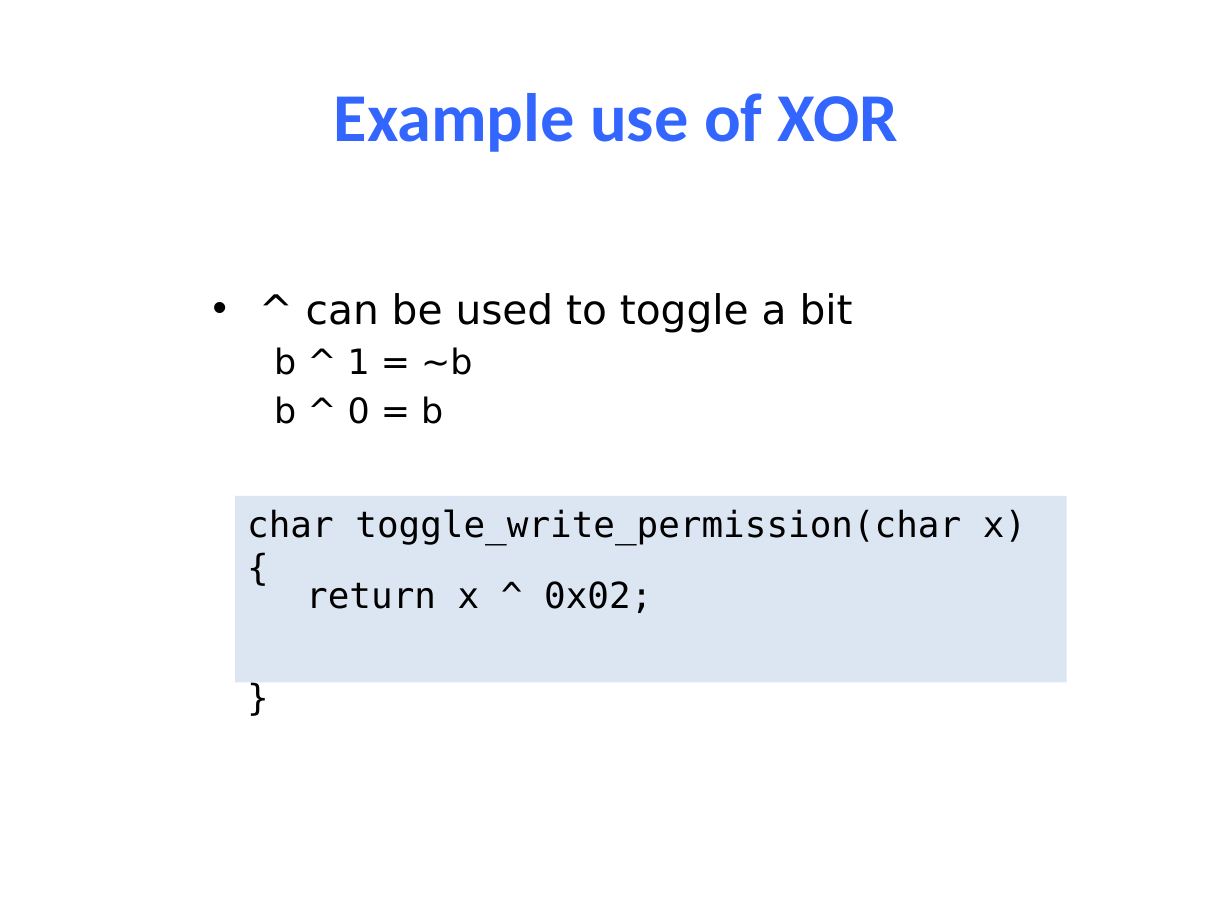
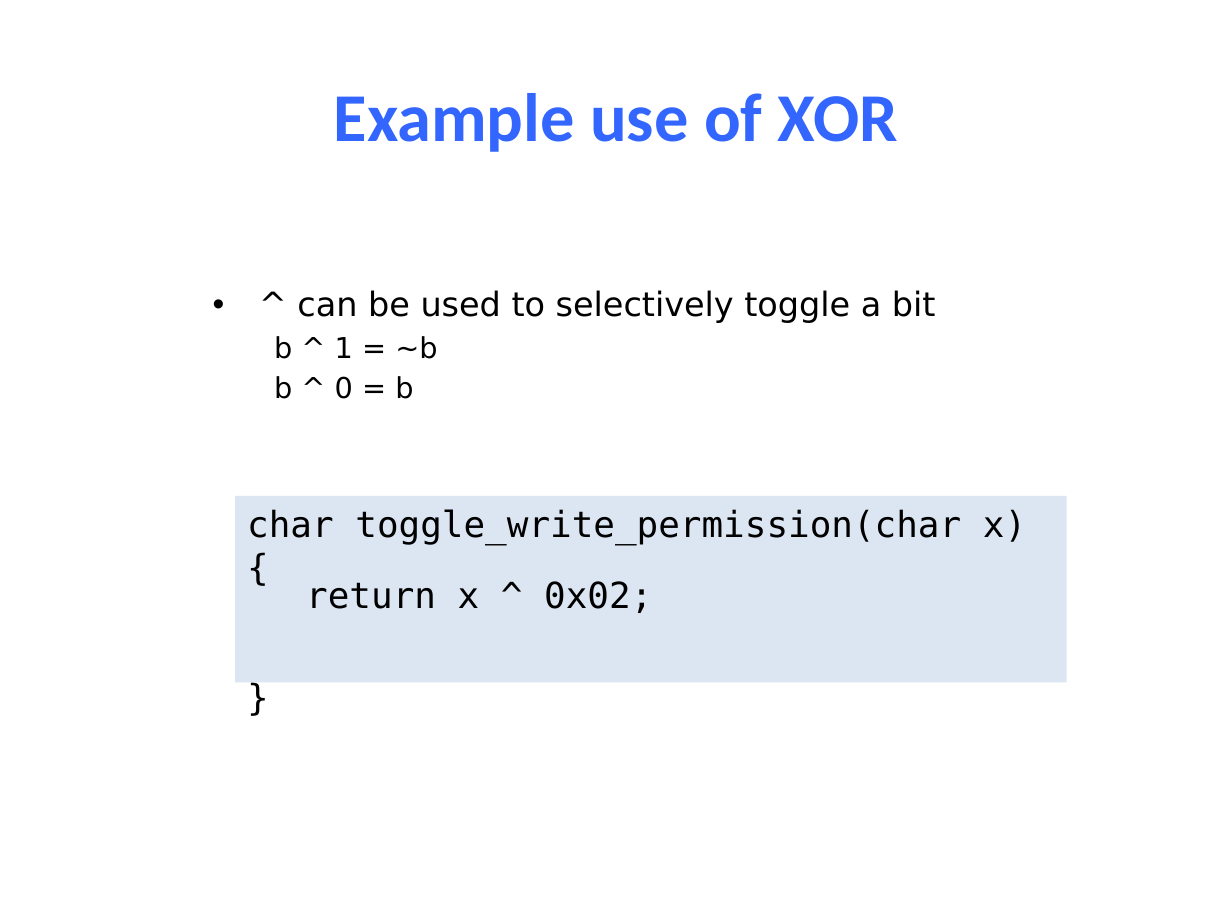
Before and after one commit to NYU-CSO/nyu-cso.github.io, a slide deck: slide 23 of notes/04-C_Basics.pptx (slide 22 before the commit). Drawn at 1232x924 pixels with LibreOffice and Linux fonts; fonts in the diff are those of the drawing. Boxes give left, top, right and bottom in pixels: in the first picture for what was removed or moved away, otherwise in the second. Text is boxed around its words. In the diff, an @@ line names an element or a change of style, - is before the commit and + after.

```diff
--- a/notes/04-C_Basics.pptx
+++ b/notes/04-C_Basics.pptx
@@ text at bbox=[297, 290, 936, 323]: text changed; size 23.8 to 19.6 pt @@
-• ^ can be used to toggle a bit
+• ^ can be used to selectively toggle a bit
@@ text at bbox=[274, 336, 437, 399]: size 20.4 to 16.8 pt in "b ^ 1 = ~b", "b ^ 0 = b" @@
```
Also in this commit, not shown: 1 other slide changed, 1 slide added, 1 other file.
